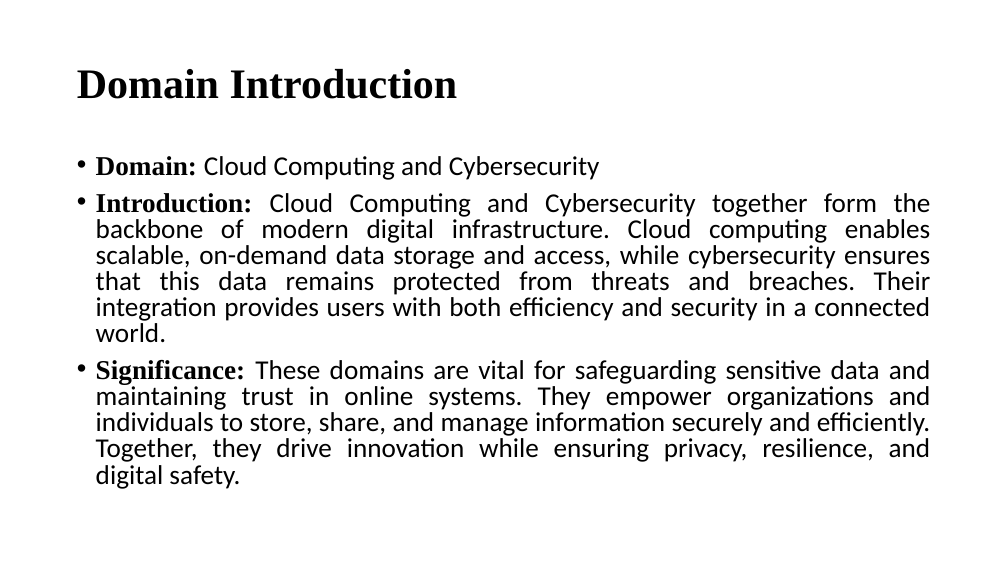
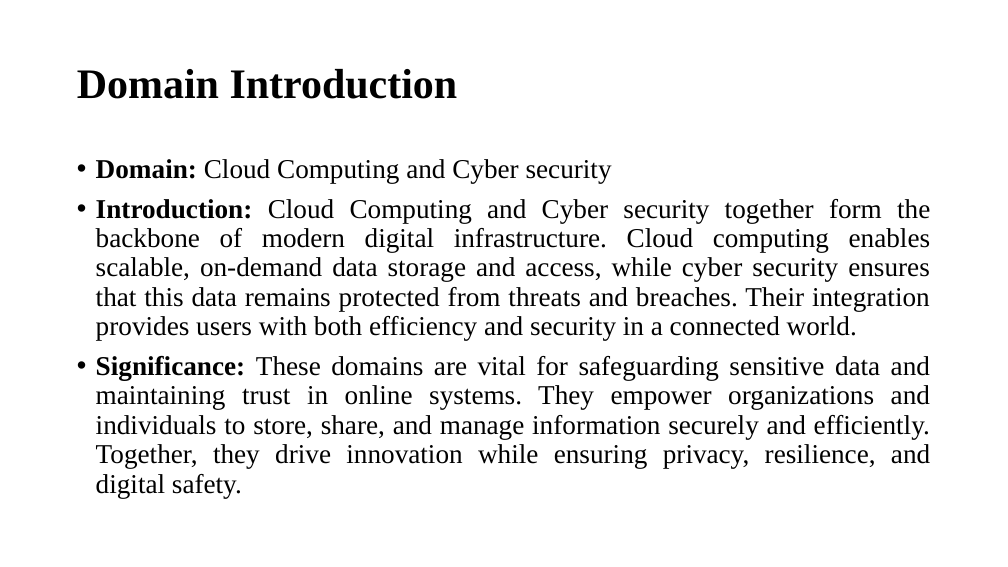
Before and after one commit to nazeer77718/securecloud-sharing-system, a slide deck: slide 3 of secure-cloud.pptx. Drawn at 1008x567 pixels with LibreOffice and Linux fonts; fonts in the diff are those of the drawing. Boxes give left, top, right and bottom in pixels: in the first picture for what was removed or moved away, otherwise in the second. Text is boxed around its words. In the diff, an @@ line names an element or a change of style, - is before the commit and + after.

```diff
--- a/secure-cloud.pptx
+++ b/secure-cloud.pptx
@@ text at <box>96,159,930,340</box>: text changed; font Calibri to Times New Roman @@
-• Domain: Cloud Computing and Cybersecurity
-• Introduction: Cloud Computing and Cybersecurity together form the backbone of modern digital infrastructure. Cloud computing enables scalable, on-demand data storage and access, while cybersecurity ensures that this data remains protected from threats and breaches. Their integration provides users with both efficiency and security in a connected world.
+• Domain: Cloud Computing and Cyber security
+• Introduction: Cloud Computing and Cyber security together form the backbone of modern digital infrastructure. Cloud computing enables scalable, on-demand data storage and access, while cyber security ensures that this data remains protected from threats and breaches. Their integration provides users with both efficiency and security in a connected world.
@@ text at <box>96,356,930,498</box>: font Calibri to Times New Roman in "These domains are vital for safeguarding sensitive ..."; line spacing 0.8 to 0.9 @@
```
Also in this commit, not shown: 4 other slides changed, 17 slides added, 5 slides removed, 1 other file.
